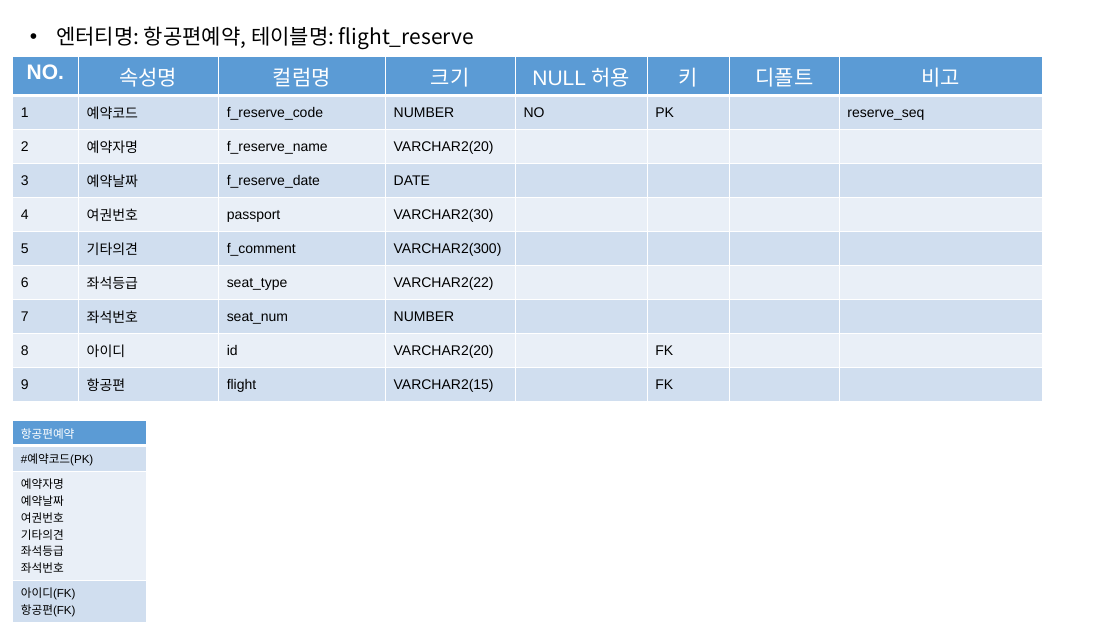
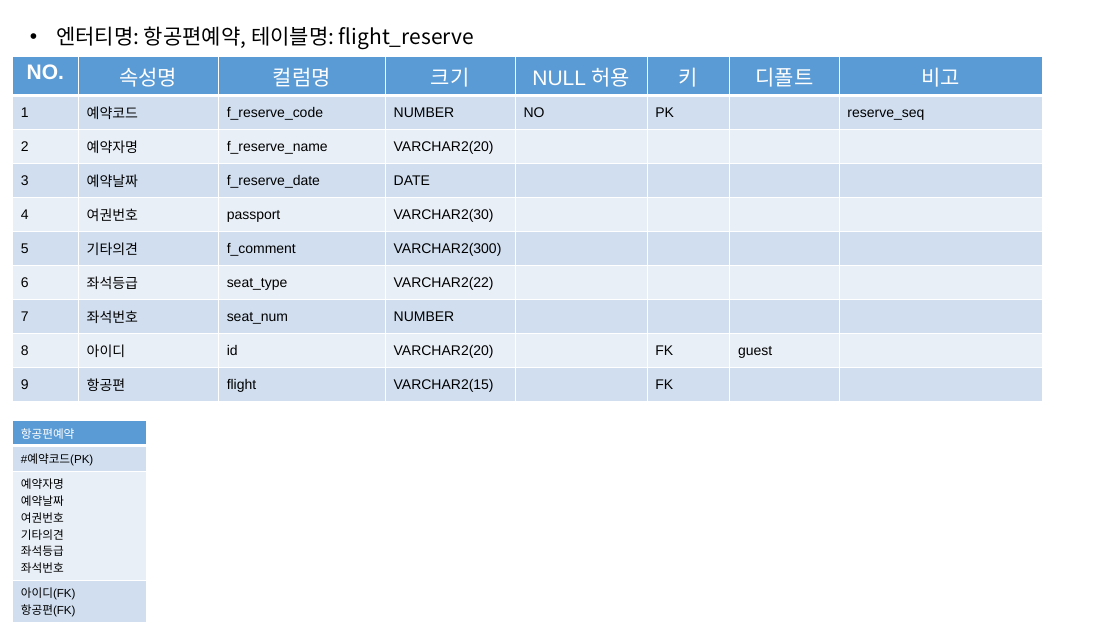
Before and after one commit to tomsnote/portfolio, a slide deck: slide 9 of UML/ERD.pptx. Drawn at 1120x630 pixels with LibreOffice and Linux fonts; fonts in the diff are those of the drawing. Boxes give left, top, right and bottom in pixels: in the first picture for what was removed or moved away, otherwise in the second. Text is boxed around its words. In the diff, an @@ line names an element or a change of style, - is before the commit and + after.

```diff
--- a/UML/ERD.pptx
+++ b/UML/ERD.pptx
@@ table at <box>13,56,1044,397</box> @@
-row 9, column 7: 
+row 9, column 7: guest
```
Also in this commit, not shown: 3 other slides changed, 19 other files.
